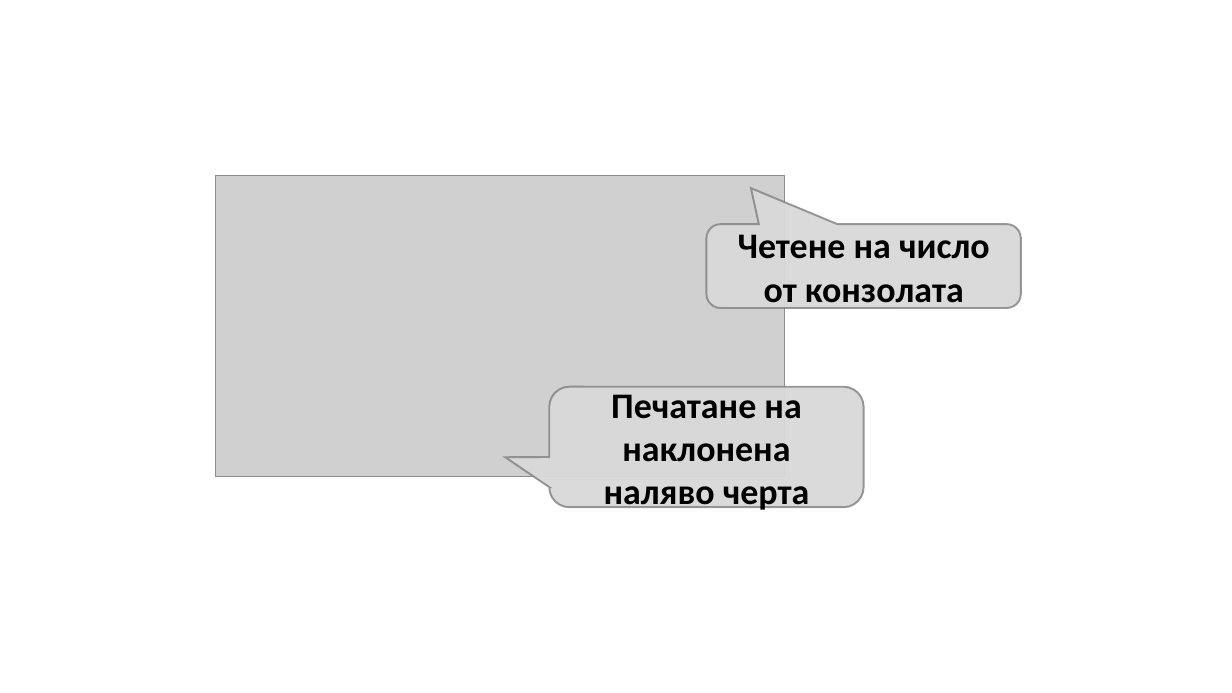
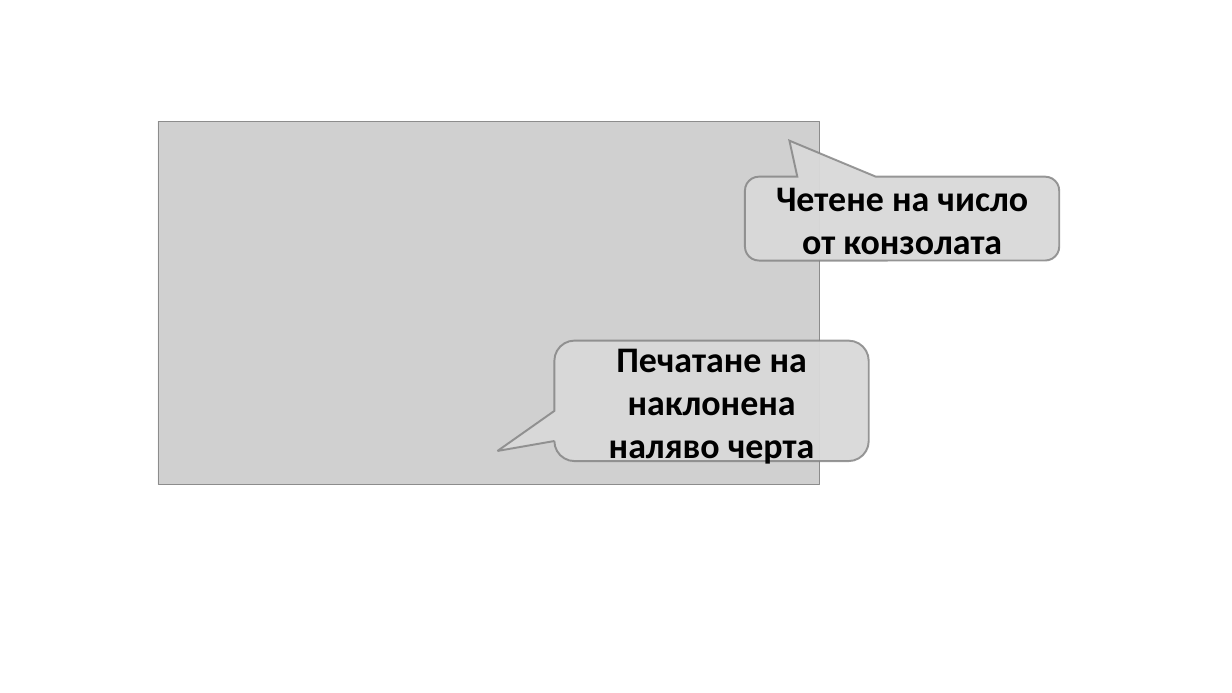
Before and after one commit to SoftUni/Programming-Basics-Book-CSharp-BG, a slide deck: slide 8 of assets/chapter-6-images/chapter-6-images.pptx. Drawn at 1232x693 pixels with LibreOffice and Linux fonts; fonts in the diff are those of the drawing; grey boxes stand for pictures. Boxes give left, top, right and bottom in pixels: in the first picture for what was removed or moved away, otherwise in the second. Text is boxed around its words. In the diff, an @@ line names an element or a change of style, - is before the commit and + after.

```diff
--- a/assets/chapter-6-images/chapter-6-images.pptx
+++ b/assets/chapter-6-images/chapter-6-images.pptx
@@ picture: place and size @@
-picture at (215,176,785,477)
+picture at (158,121,820,485)
@@ rounded speech box "Четене на число от конзолата": place and size @@
-rounded speech box "Четене на число от конзолата" at (707,225,1021,309)
+rounded speech box "Четене на число от конзолата" at (745,177,1059,261)
@@ rounded speech box "Печатане на наклонена наляво черта": place and size @@
-rounded speech box "Печатане на наклонена наляво черта" at (549,387,863,507)
+rounded speech box "Печатане на наклонена наляво черта" at (555,341,869,461)
@@ rounded speech box "Печатане на наклонена наляво черта" at (555,341,869,461): proportions changed @@
```
Also in this commit, not shown: 3 slides added, 1 other file.
